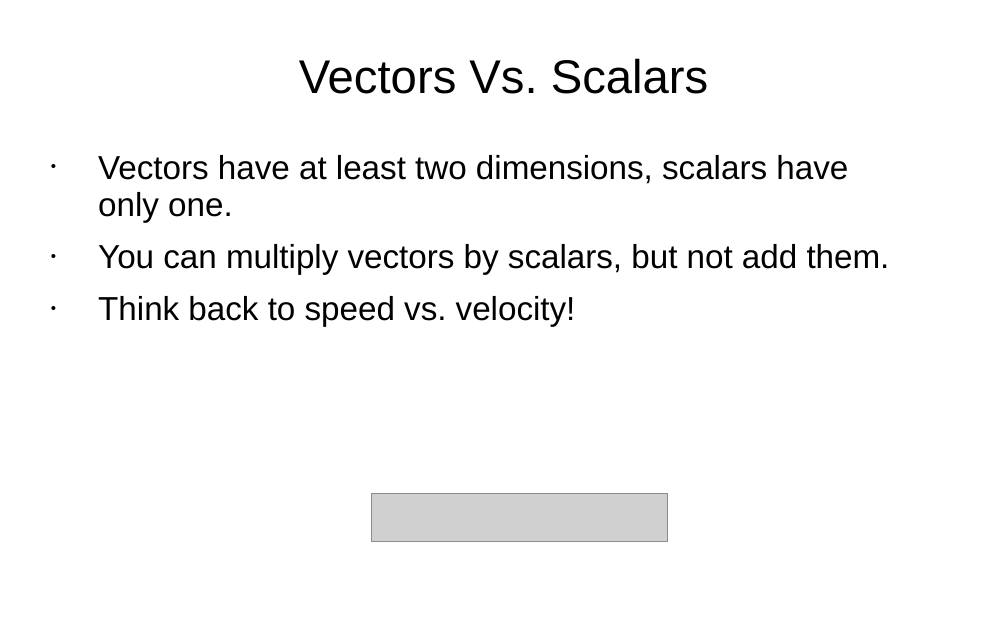
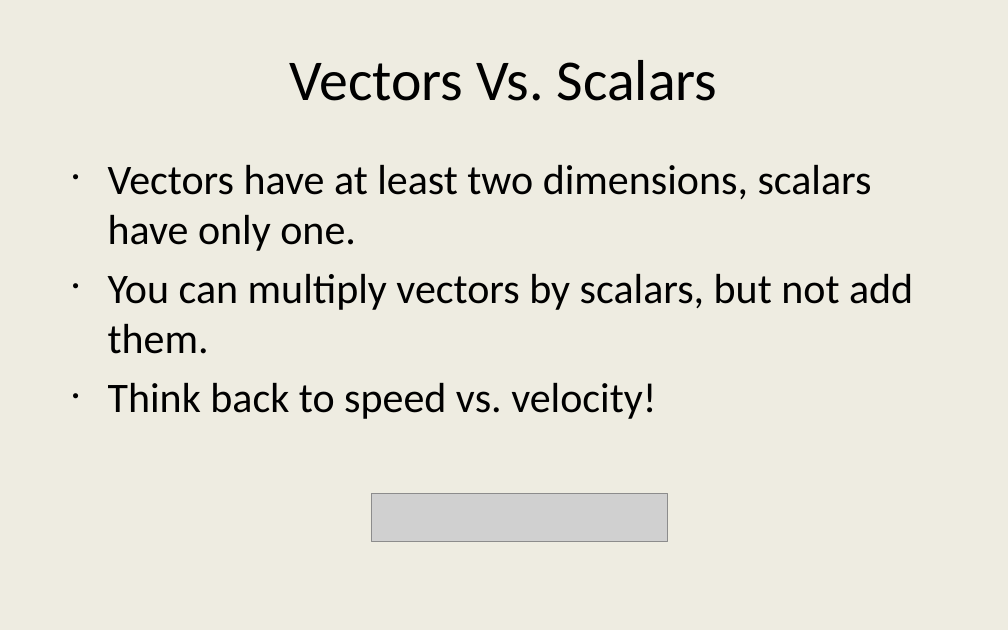
Before and after one commit to JesseTG/Linear-Algebra-Demo, a slide deck: slide 3 of Presentation Notes.pptx. Drawn at 1008x630 pixels with LibreOffice and Linux fonts; fonts in the diff are those of the drawing; grey boxes stand for pictures. Boxes give left, top, right and bottom in pixels: in the first picture for what was removed or moved away, otherwise in the second. Text is boxed around its words. In the diff, an @@ line names an element or a change of style, - is before the commit and + after.

```diff
--- a/Presentation Notes.pptx
+++ b/Presentation Notes.pptx
@@ background #FFFFFF to #EEECE1 @@
@@ title "Vectors Vs. Scalars" at [290, 60, 718, 101]: size 27 to 33 pt, font Arial to Calibri; line spacing 0.93 to 1 @@
@@ text "Vectors have at least two ..." at [108, 164, 913, 419]: size 19 to 24 pt, font Arial to Calibri; indent changed; line spacing 0.93 to 1; less space between paragraphs @@
```
Also in this commit, not shown: 6 other slides changed, 5 slides added, 1 slide removed, 31 other files.
